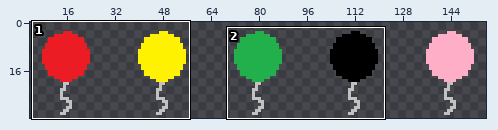
Two states of a sprite sheet, images/balloons.gif. The picture above shows the old version from afar; the outline marks the close-up.
Close-up. Old version:
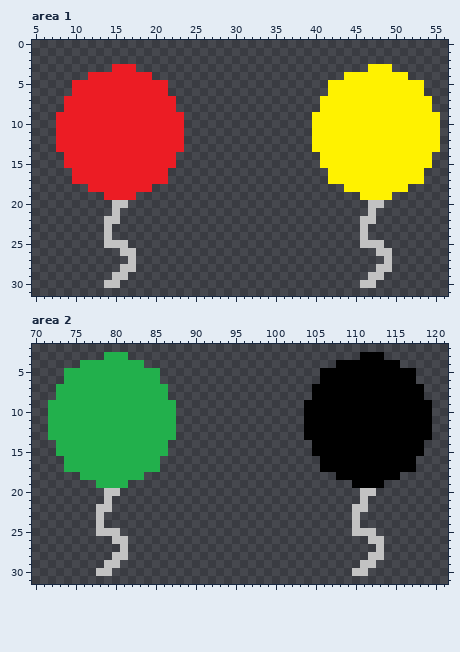
The file is 163x32 pixels. Colours within 5 levels of each other are drawn and written as one. Shown: area 1: x 5..56, y 0..31; area 2: x 70..121, y 2..31. The wide view leaves out empty margins. The commit also changed other parts of the picture, which this record leaves out.
New version:
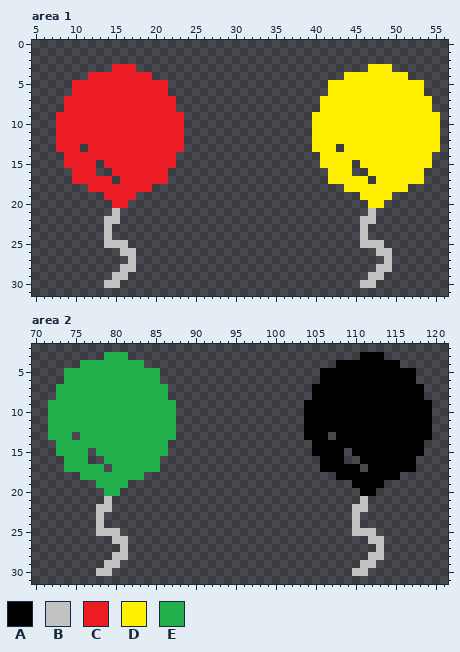
Palette (. is transparent): A #000000  B #c2c2c2  C #ec1c24  D #fff200  E #22b04c
The edit:
--- area 1
@@ x 5..56 @@
 12 ...CCCCCCCCCCCCCCCC................DDDDDDDDDDDDDDDD.
-13 ...CCCCCCCCCCCCCCCC................DDDDDDDDDDDDDDDD.
+13 ...CCC.CCCCCCCCCCCC................DDD.DDDDDDDDDDDD.
 14 ....CCCCCCCCCCCCCC..................DDDDDDDDDDDDDD..
-15 ....CCCCCCCCCCCCCC..................DDDDDDDDDDDDDD..
-16 .....CCCCCCCCCCCC....................DDDDDDDDDDDD...
-17 .....CCCCCCCCCCCC....................DDDDDDDDDDDD...
+15 ....CCCC.CCCCCCCCC..................DDDD.DDDDDDDDD..
+16 .....CCC..CCCCCCC....................DDD..DDDDDDD...
+17 .....CCCCC.CCCCCC....................DDDDD.DDDDDD...
 18 .......CCCCCCCC........................DDDDDDDD.....
 19 .........CCCC............................DDDD.......
-20 ..........BB..............................BB........
+20 ..........CC..............................DD........
 21 ..........B...............................B.........
--- area 2
@@ x 70..121 @@
 12 ..EEEEEEEEEEEEEEEE................AAAAAAAAAAAAAAAA..
-13 ..EEEEEEEEEEEEEEEE................AAAAAAAAAAAAAAAA..
+13 ..EEE.EEEEEEEEEEEE................AAA.AAAAAAAAAAAA..
 14 ...EEEEEEEEEEEEEE..................AAAAAAAAAAAAAA...
-15 ...EEEEEEEEEEEEEE..................AAAAAAAAAAAAAA...
-16 ....EEEEEEEEEEEE....................AAAAAAAAAAAA....
-17 ....EEEEEEEEEEEE....................AAAAAAAAAAAA....
+15 ...EEEE.EEEEEEEEE..................AAAA.AAAAAAAAA...
+16 ....EEE..EEEEEEE....................AAA..AAAAAAA....
+17 ....EEEEE.EEEEEE....................AAAAA.AAAAAA....
 18 ......EEEEEEEE........................AAAAAAAA......
 19 ........EEEE............................AAAA........
-20 .........BB..............................BB.........
+20 .........EE..............................AA.........
 21 .........B...............................B..........
Pixel boxes of the changes (left, top, right, bottom) in both close-ups:
changed: (80, 144, 128, 208)
changed: (336, 144, 384, 208)
changed: (72, 432, 120, 496)
changed: (328, 432, 376, 496)
